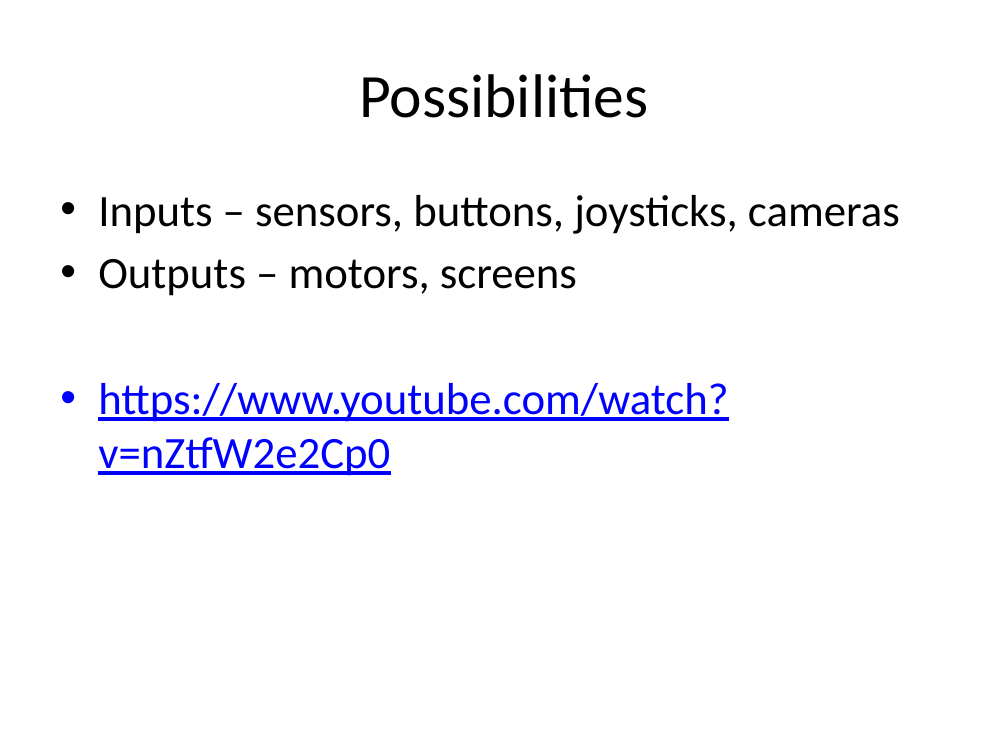
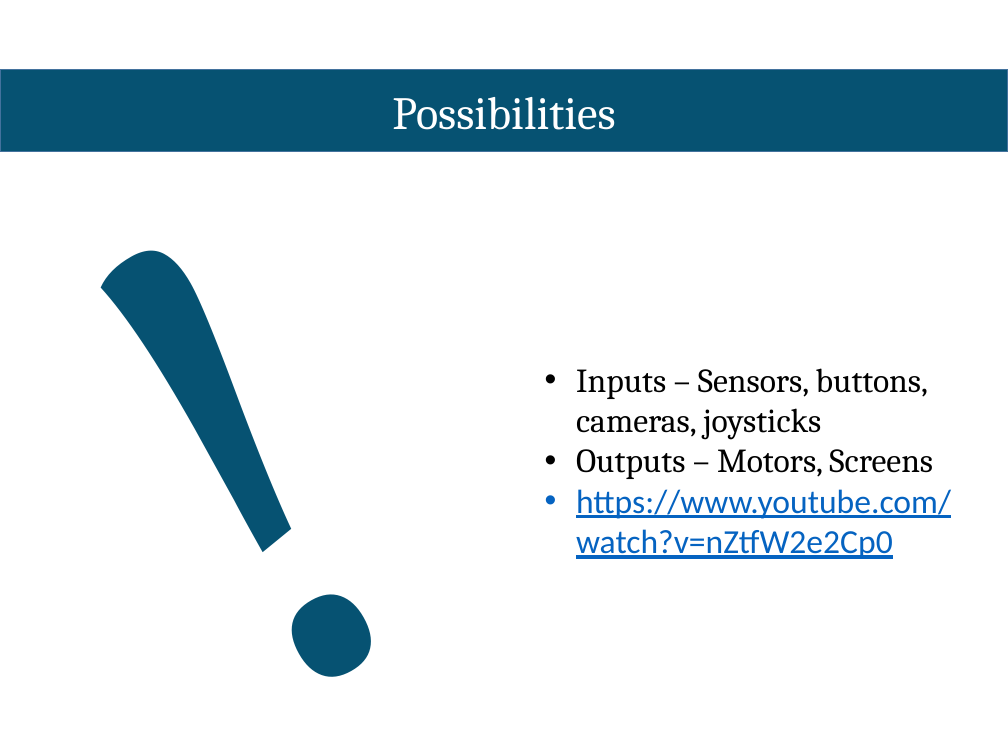
Before and after one commit to Cambridge-Hackspace/Arduino_Workshop, a slide deck: slide 6 of Workshop - English.pptx (slide 3 before the commit). Drawn at 1008x756 pixels with LibreOffice and Linux fonts; fonts in the diff are those of the drawing. Boxes give left, top, right and bottom in pixels: in the first picture for what was removed or moved away, otherwise in the second. Text is boxed around its words. In the diff, an @@ line names an element or a change of style, - is before the commit and + after.

```diff
--- a/Workshop - English.pptx
+++ b/Workshop - English.pptx
@@ text added at bbox=[0, 0, 708, 756], 500 pt, text #065272 @@
+!
@@ text "Possibilities": place and size @@
-text "Possibilities" at bbox=[359, 74, 648, 118]
+text "Possibilities" at bbox=[392, 97, 615, 130]
@@ text "Possibilities" at bbox=[392, 97, 615, 130]: size 44 to 33 pt, font Calibri to Cambria, text colour #000000 to #FFFFFF; vertical alignment middle to top @@
@@ rectangle added at bbox=[0, 70, 1008, 152], fill #065272, outline #43739E 1 pt @@
@@ text "Inputs – Sensors, buttons, cameras, ...": place and size @@
-text "Inputs – Sensors, buttons, cameras, ..." at bbox=[98, 195, 900, 476]
+text "Inputs – Sensors, buttons, cameras, ..." at bbox=[576, 368, 951, 559]
@@ text at bbox=[576, 368, 933, 479]: text changed; size 32 to 24 pt; font Calibri to Cambria @@
-• Inputs – sensors, buttons, joysticks, cameras
-• Outputs – motors, screens
+• Inputs – Sensors, buttons, cameras, joysticks
+• Outputs – Motors, Screens
@@ text at bbox=[576, 489, 951, 559]: size 32 to 24 pt, text colour #0000FF to #0563C1 in "https://www.youtube.com/watch?v=nZtfW2e2Cp0"; indent changed; less space between paragraphs @@
```
Also in this commit, not shown: 5 other slides changed, 17 slides added, 12 slides removed, 1 other file.
